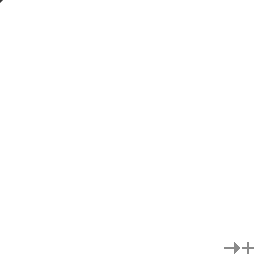
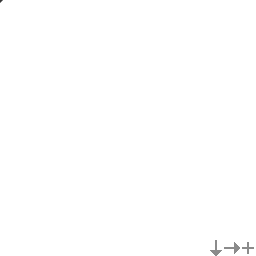
Before/after of a 256 × 256 layered artwork. What changed in the layer stack:
painted on "Background" over 210, 240, 222, 256
